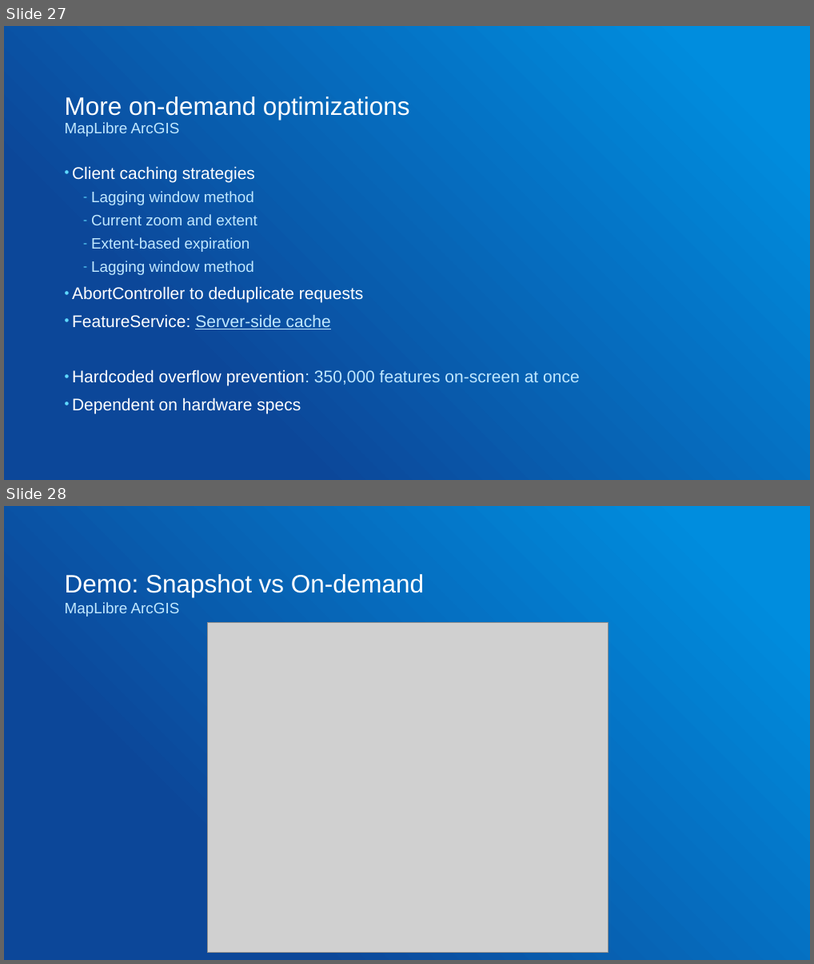
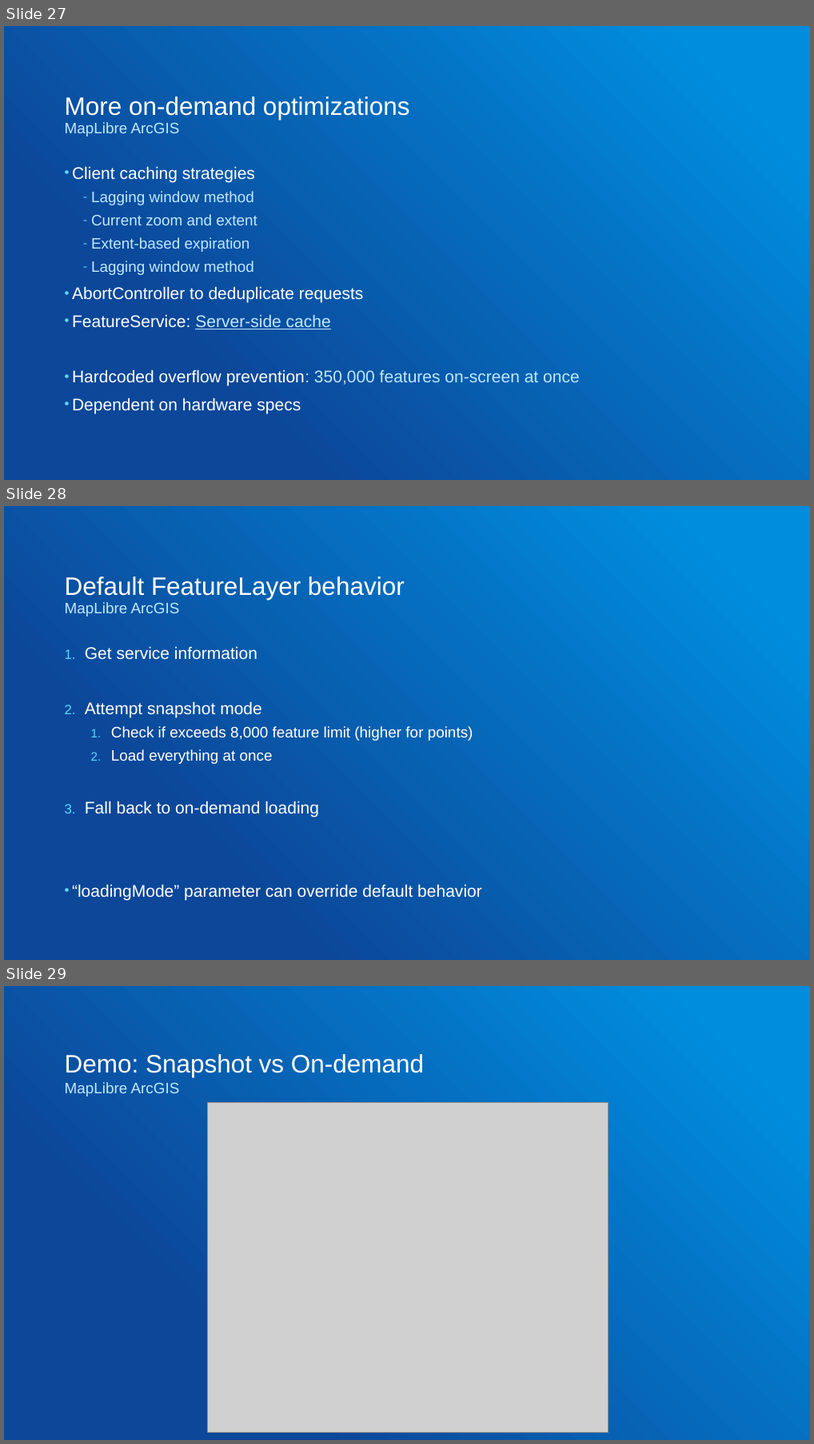
Before and after one commit to gowin20/foss4g-2026-maplibregl-data-visualization, a slide deck: foss4g-optimized-maplibre-queries.pptx. Shown one above the other, each under a label of ours: slides 27 and 28 before the commit, slides 27, 28 and 29 after it. The pictures are 814x964 and 814x1444 pixels, drawn with LibreOffice and Linux fonts; fonts in the diff are those of the drawing; grey boxes stand for pictures. Boxes give left, top, right and bottom in pixels: in the first picture for what was removed or moved away, otherwise in the second. Text is boxed around its words. In the diff, an @@ line names an element or a change of style, - is before the commit and + after.

```diff
--- a/foss4g-optimized-maplibre-queries.pptx
+++ b/foss4g-optimized-maplibre-queries.pptx
@@ slide 28 added at bbox=[4, 506, 810, 960], background gradient #008DDE to #0C4799 @@
@@ title added at bbox=[65, 576, 405, 600], 30 pt, text #FFFFFF @@
+Default FeatureLayer behavior
@@ text added at bbox=[65, 602, 180, 616], 18 pt, text #C0E8FF @@
+MapLibre ArcGIS
@@ text added at bbox=[72, 646, 482, 900], 20 pt, text #FFFFFF @@
+1. Get service information
+2. Attempt snapshot mode
+  1. Check if exceeds 8,000 feature limit (higher for points)
+  2. Load everything at once
+3. Fall back to on-demand loading
+• “loadingMode” parameter can override default behavior
@@ what was slide 28 is now slide 29 @@
```
Also in this commit, not shown: 8 slides changed, 1 other slide added, 1 slide removed, 1 other file.
